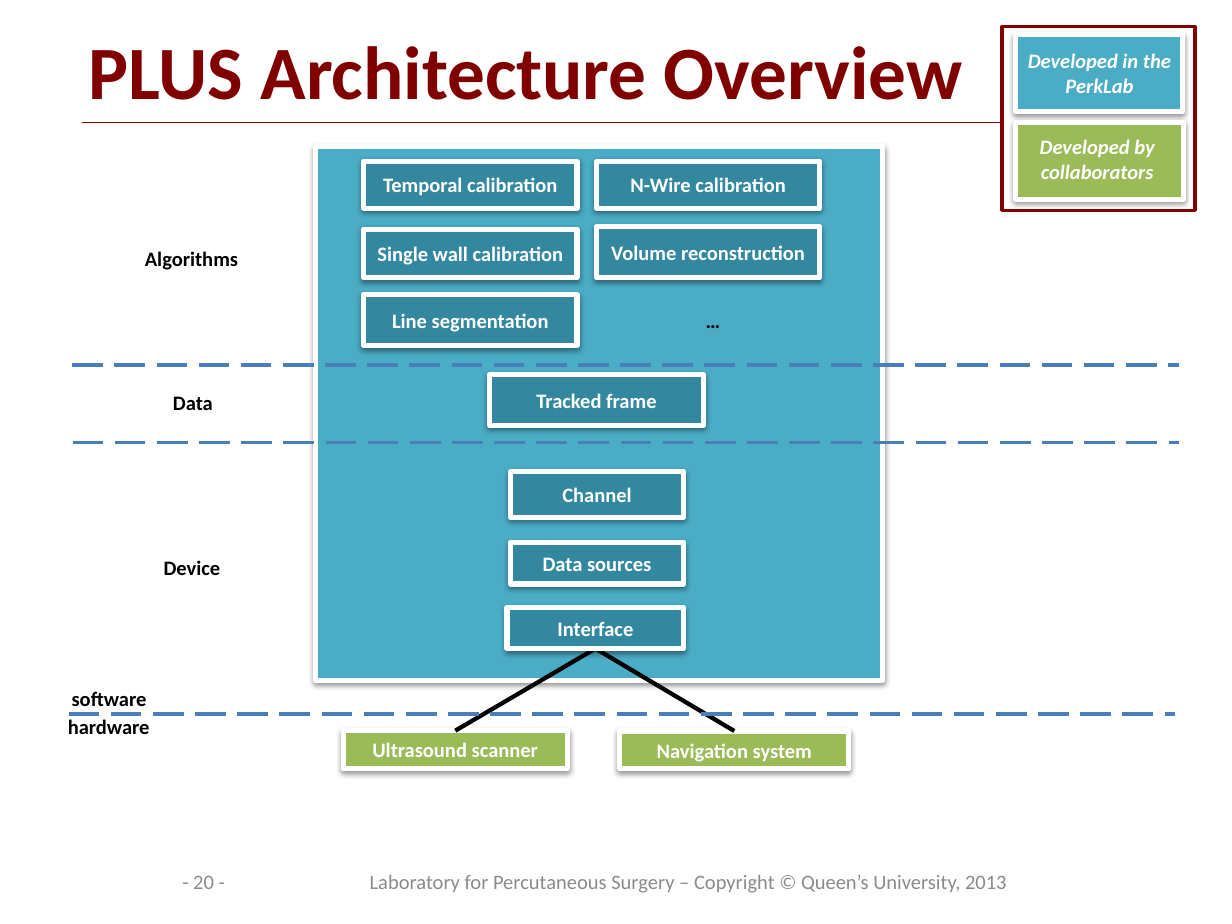
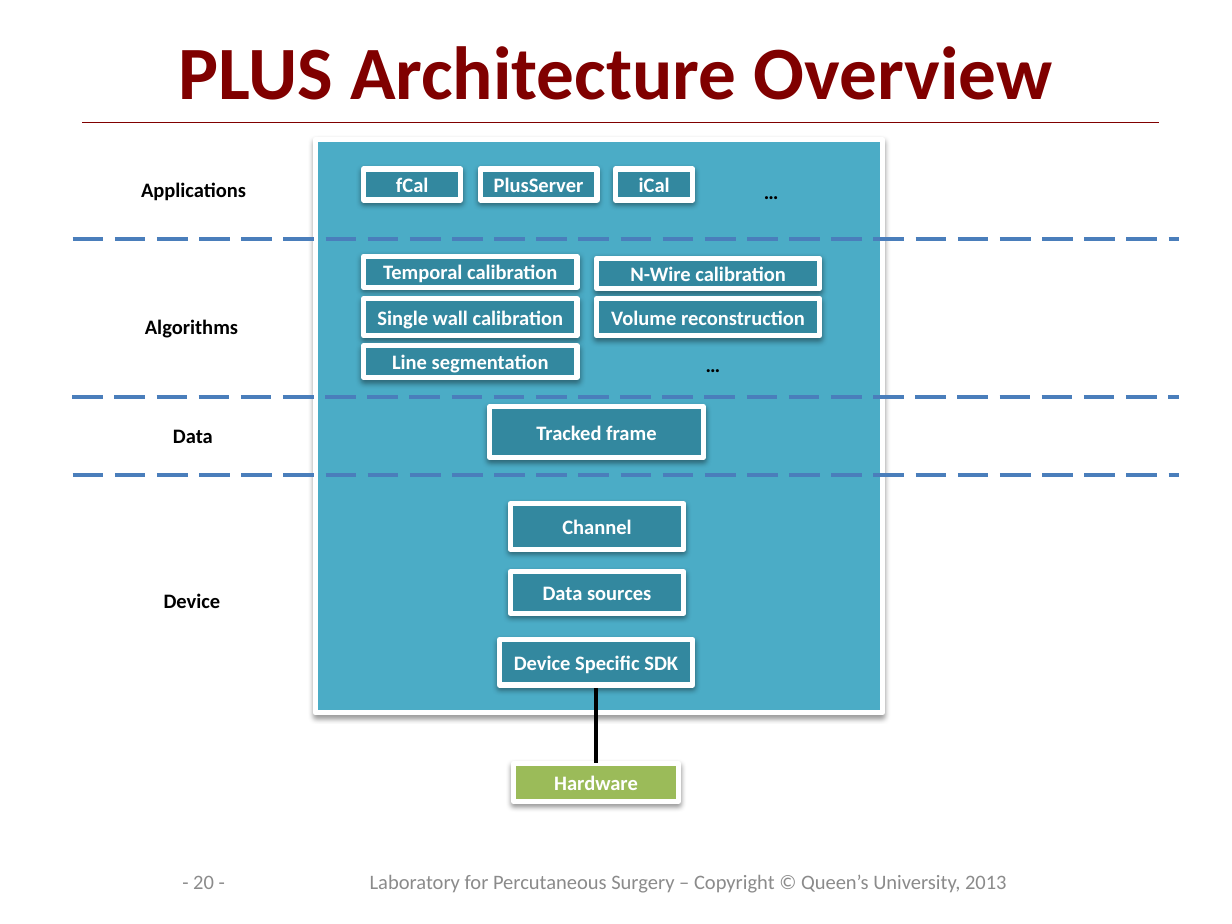
Before and after one commit to PlusToolkit/PlusDoc, a slide deck: slide 20 of overview/PlusOverview.pptx. Drawn at 1232x924 pixels with LibreOffice and Linux fonts; fonts in the diff are those of the drawing; background and template pictures are left out. Boxes give left, top, right and bottom in pixels: in the first picture for what was removed or moved away, otherwise in the second. Text is boxed around its words. In the diff, an @@ line names an element or a change of style, - is before the commit and + after.

Commit message:
re #712 refinements to general overview

```diff
--- a/overview/PlusOverview.pptx
+++ b/overview/PlusOverview.pptx
@@ text "PLUS Architecture Overview": place and size @@
-text "PLUS Architecture Overview" at bbox=[89, 46, 963, 100]
+text "PLUS Architecture Overview" at bbox=[178, 46, 1052, 100]
@@ rectangle removed at bbox=[1002, 27, 1194, 211] @@
@@ rectangle removed at bbox=[1015, 34, 1183, 111] @@
@@ text removed at bbox=[1028, 53, 1171, 93] @@
-Developed in the PerkLab
@@ rectangle: place and size @@
-rectangle at bbox=[315, 147, 883, 680]
+rectangle at bbox=[315, 139, 883, 712]
@@ rectangle removed at bbox=[1015, 122, 1183, 198] @@
@@ text removed at bbox=[1040, 139, 1157, 179] @@
-Developed by collaborators
@@ text removed at bbox=[1041, 139, 1154, 179] @@
-Developed by collaborators
@@ rectangle added at bbox=[363, 169, 461, 200], fill #33889F, outline #FFFFFF 3 pt, 12 pt, text #FFFFFF, bold @@
+fCal
@@ rectangle added at bbox=[480, 169, 598, 200], fill #33889F, outline #FFFFFF 3 pt, 12 pt, text #FFFFFF, bold @@
+PlusServer
@@ rectangle added at bbox=[616, 169, 694, 200], fill #33889F, outline #FFFFFF 3 pt, 12 pt, text #FFFFFF, bold @@
+iCal
@@ text added at bbox=[752, 172, 791, 209], 12 pt, text #000000, bold @@
+…
@@ text added at bbox=[141, 182, 246, 201], 12 pt, text #000000, bold @@
+Applications
@@ line moved from (69, 715) - (1175, 715) to (73, 239) - (1179, 239) @@
@@ rectangle "Temporal calibration": place and size @@
-rectangle "Temporal calibration" at bbox=[363, 161, 577, 208]
+rectangle "Temporal calibration" at bbox=[363, 256, 577, 287]
@@ rectangle "N-Wire calibration": place and size @@
-rectangle "N-Wire calibration" at bbox=[596, 161, 819, 208]
+rectangle "N-Wire calibration" at bbox=[596, 259, 819, 290]
@@ rectangle "Single wall calibration": place and size @@
-rectangle "Single wall calibration" at bbox=[363, 229, 577, 277]
+rectangle "Single wall calibration" at bbox=[363, 298, 577, 335]
@@ rectangle "Volume reconstruction": place and size @@
-rectangle "Volume reconstruction" at bbox=[596, 227, 819, 277]
+rectangle "Volume reconstruction" at bbox=[596, 298, 819, 335]
@@ text "Algorithms": place and size @@
-text "Algorithms" at bbox=[145, 251, 238, 270]
+text "Algorithms" at bbox=[145, 319, 238, 338]
@@ rectangle "Line segmentation": place and size @@
-rectangle "Line segmentation" at bbox=[363, 294, 577, 345]
+rectangle "Line segmentation" at bbox=[363, 346, 577, 378]
@@ text "…": place and size @@
-text "…" at bbox=[692, 302, 732, 339]
+text "…" at bbox=[692, 346, 732, 383]
@@ 3 rectangles, 2 lines, 1 text: place and size @@
-3 rectangles, 2 lines, 1 text at bbox=[73, 365, 1179, 584]
+3 rectangles, 2 lines, 1 text at bbox=[73, 397, 1179, 614]
@@ text "Device": place and size @@
-text "Device" at bbox=[164, 560, 221, 575]
+text "Device" at bbox=[164, 593, 221, 608]
@@ group removed at bbox=[72, 607, 849, 769]: 3 rectangles, 1 line, 1 text @@
-Ultrasound scanner
-Navigation system
-software
-Interface
@@ rectangle added at bbox=[500, 639, 694, 685], fill #33889F, outline #FFFFFF 3 pt, 12 pt, text #FFFFFF, bold @@
+Device Specific SDK
@@ line moved from (595, 648) - (456, 731) to (596, 685) - (596, 764) @@
@@ rectangle "Hardware": place and size @@
-rectangle "Hardware" at bbox=[68, 719, 150, 734]
+rectangle "Hardware" at bbox=[514, 764, 679, 802]
@@ rectangle "Hardware" at bbox=[514, 764, 679, 802]: vertical alignment top to middle; fill none to #9BBB59; outline none to #FFFFFF 3 pt; shadow on @@
@@ text in rectangle at bbox=[554, 775, 638, 790]: text changed; text colour #000000 to #FFFFFF @@
-hardware
+Hardware
```
